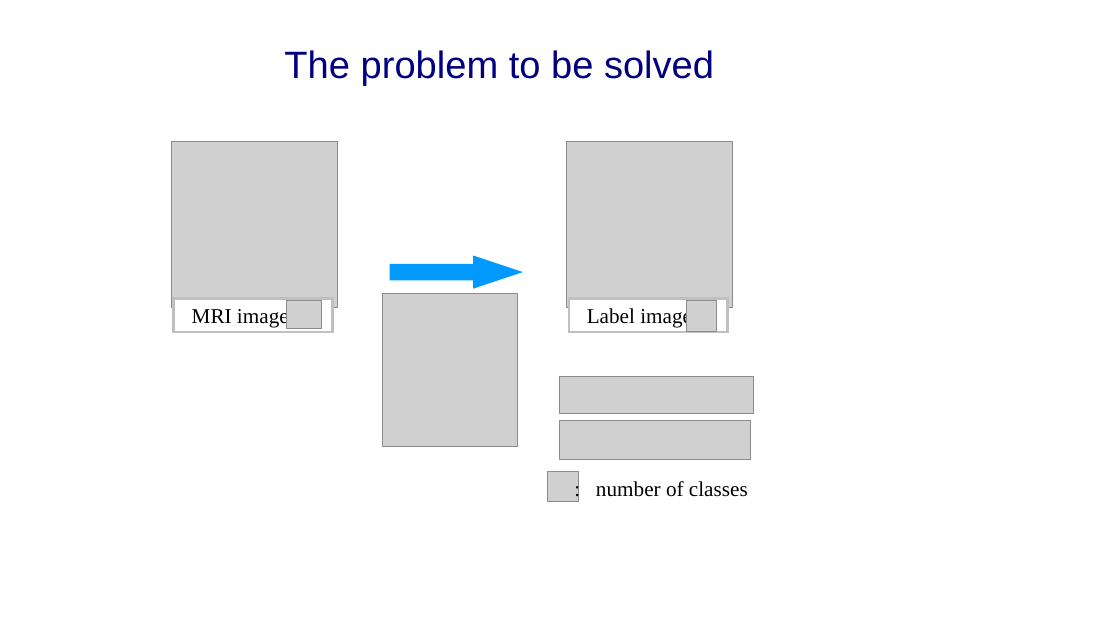
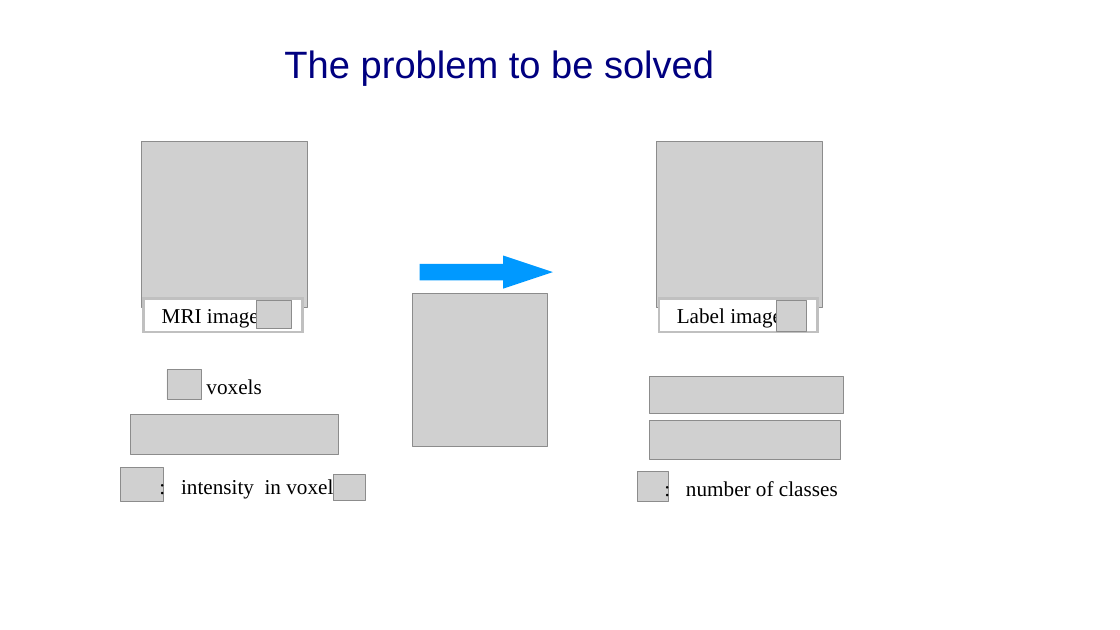
Before and after one commit to oulap/MIA, a slide deck: slide 5 of lecture_slides/lecture_generative_models_for_segmentation_1/lecture_modelBasedSegmentationI.odp (slide 6 before the commit). Drawn at 1120x630 pixels with LibreOffice and Linux fonts; fonts in the diff are those of the drawing; grey boxes stand for pictures; background and template pictures are left out. Boxes give left, top, right and bottom in pixels: in the first picture for what was removed or moved away, otherwise in the second. Text is boxed around its words. In the diff, an @@ line names an element or a change of style, - is before the commit and + after.

```diff
--- a/lecture_slides/lecture_generative_models_for_segmentation_1/lecture_modelBasedSegmentationI.odp
+++ b/lecture_slides/lecture_generative_models_for_segmentation_1/lecture_modelBasedSegmentationI.odp
@@ right arrow moved from (x1=389, y1=256, x2=523, y2=289) to (x1=420, y1=256, x2=553, y2=289) @@
@@ 2 pictures, 1 rectangle moved together from (x1=171, y1=142, x2=338, y2=332) to (x1=142, y1=142, x2=308, y2=332) @@
@@ picture moved from (x1=382, y1=294, x2=517, y2=446) to (x1=412, y1=294, x2=548, y2=446) @@
@@ 3 pictures, 1 text, 1 rectangle moved together from (x1=560, y1=142, x2=754, y2=497) to (x1=650, y1=142, x2=843, y2=497) @@
@@ picture added at (x1=167, y1=370, x2=202, y2=400) @@
@@ text added at (x1=206, y1=379, x2=261, y2=395), 20 pt, text #000000 @@
+voxels
@@ picture added at (x1=130, y1=414, x2=339, y2=454) @@
@@ picture added at (x1=650, y1=421, x2=840, y2=459) @@
@@ picture added at (x1=121, y1=468, x2=164, y2=502) @@
@@ text added at (x1=181, y1=479, x2=333, y2=499), 20 pt, text #000000 @@
+: intensity in voxel
@@ picture resized from (x1=547, y1=472, x2=578, y2=502) to (x1=333, y1=475, x2=365, y2=501) @@
@@ picture resized from (x1=560, y1=421, x2=750, y2=459) to (x1=637, y1=472, x2=668, y2=502) @@
```
Also in this commit, not shown: 1 other slide changed, 1 slide removed, 1 other file.
